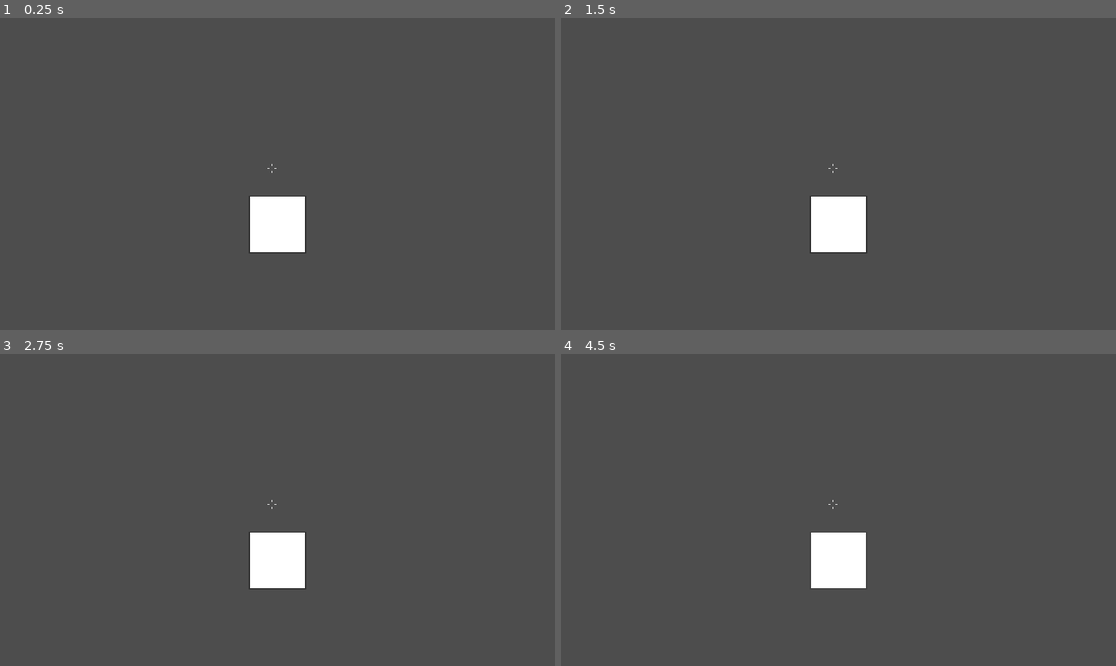
Above: before the commit, frames 1-4 (two rows, left to right).
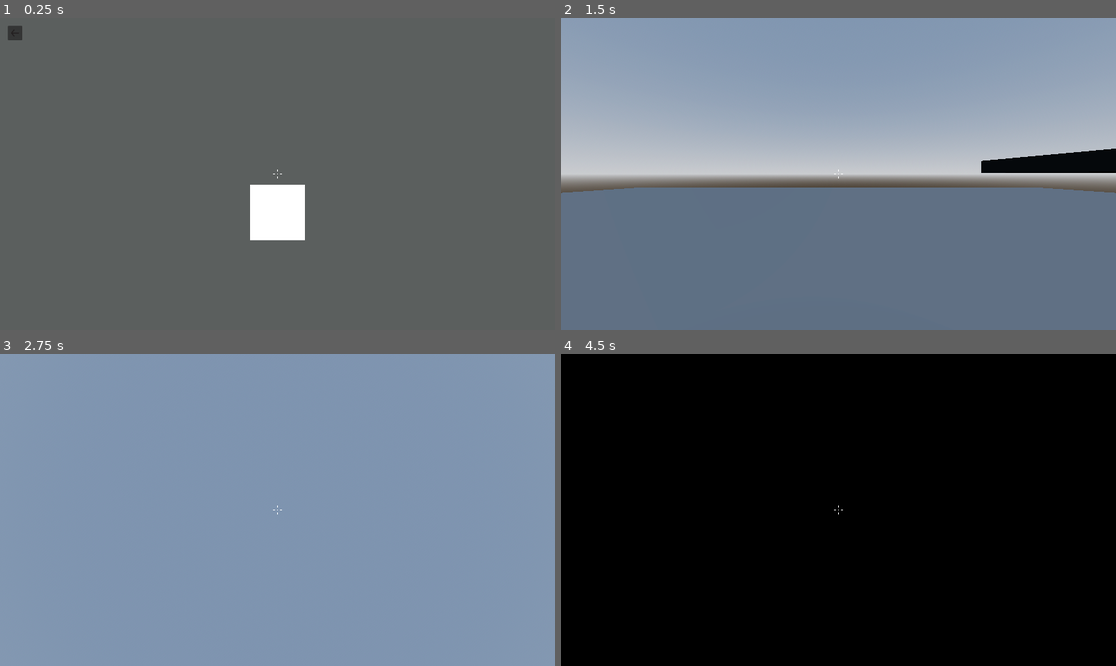
Above: after the commit, the same moments.

Repository: GermanGabelGames/fpsshooter
Game: Godot game, scene res://ui/settings.tscn
Two runs of this game, one before a commit and one after it. Both use one fixed random seed, a clock stepped at 60 frames per second and the inputs below. This scene is started directly instead of the project's main scene.
Inputs (mouse positions are in pixels of both pictures, inside the frame that each line leads up to):
- Up to frame 1 (0.25 s): no input
- Up to frame 2 (1.5 s): click (577, 33) at 0.52 s; click (838, 186) at 1.25 s, where only the run after the commit has a clickable "Spielen"
- Up to frame 3 (2.75 s): tap Enter at 2 s; move the mouse to (399, 494) at 2.02 s; hold D (move_right) from 2.03 s (still down); hold Ctrl (crouch) from 2.03 s (still down); tap Space (jump) at 2.27 s
- Up to frame 4 (4.5 s): tap Space (jump) at 2.75, 3.02 s; move the mouse to (727, 525) at 2.77 s; release D (move_right) at 2.78 s; release Ctrl (crouch) at 2.78 s; hold S (move_back) 2.78-3.53 s; tap Ctrl (crouch) at 2.85, 4.35 s; move the mouse to (894, 441) at 3.52 s; hold D (move_right) 3.53-4.28 s; hold Ctrl (crouch) 3.53-4.28 s; tap Enter at 4.25 s; move the mouse to (810, 572) at 4.27 s; hold W (move_forward) from 4.28 s (still down)

The runs differ from the first frame. In frame 1, 1.0% of the frame differs, in the area x 1-56%, y 2-76%; in frame 2, 99%; in frame 3, 100%, in the area x 0-100%, y 0-100%; in frame 4, 100%.

Commit message:
2025-03-31-16:42
Menu

Diff:
--- a/player/player.tscn
+++ b/player/player.tscn
@@ -155,9 +155,11 @@
 
 [node name="UserInterface" type="Control" parent="."]
 layout_mode = 3
-anchors_preset = 15
-anchor_right = 1.0
-anchor_bottom = 1.0
+anchors_preset = 8
+anchor_left = 0.5
+anchor_top = 0.5
+anchor_right = 0.5
+anchor_bottom = 0.5
 grow_horizontal = 2
 grow_vertical = 2
 mouse_filter = 1
@@ -169,10 +171,8 @@
 anchor_top = 0.5
 anchor_right = 0.5
 anchor_bottom = 0.5
-offset_left = -20.0
-offset_top = -20.0
-offset_right = 20.0
-offset_bottom = 20.0
+offset_right = 40.0
+offset_bottom = 40.0
 grow_horizontal = 2
 grow_vertical = 2
 script = ExtResource("2_rkbax")
--- a/player/scripts/reticle.gd
+++ b/player/scripts/reticle.gd
@@ -10,7 +10,7 @@
 
 # Called every frame. 'delta' is the elapsed time since the previous frame.
 func _process(_delta):
-	queue_redraw()
+	pass
 
 func _draw():
 	draw_circle(Vector2(0,0),DOT_RADIUS,DOT_COLOR)
@@ -22,3 +22,4 @@
 
 func _on_color_picker_button_color_changed(color):
 	DOT_COLOR = color
+	queue_redraw()
--- /dev/null
+++ b/ui/code/back.gd
@@ -0,0 +1,11 @@
+extends Button
+
+func _ready():
+	pass
+
+func _process(_delta):
+	pass
+
+
+func _on_pressed():
+	get_tree().change_scene_to_file("res://ui/menu.tscn")
--- /dev/null
+++ b/ui/code/croshair_color_picker.gd
@@ -0,0 +1,8 @@
+extends ColorPickerButton
+
+func _ready():
+	await ready
+	var picker = get_popup().get_child(0) as ColorPicker
+	picker.deferred_mode = false
+	picker.edit_alpha = false
+	picker.presets_visible = false
--- a/ui/code/gamer_tag.gd
+++ b/ui/code/gamer_tag.gd
@@ -12,7 +12,7 @@
 	error_label.visible = false
 	toless.visible = false
 
-func _process(delta):
+func _process(_delta):
 	if text_edit.text.length() > MAX_CHARACTERS:
 		text_edit.text = text_edit.text.substr(0, MAX_CHARACTERS)
 
--- a/ui/menu.tscn
+++ b/ui/menu.tscn
@@ -13,6 +13,15 @@
 anchor_bottom = 1.0
 grow_horizontal = 2
 grow_vertical = 2
+
+[node name="ColorRect" type="ColorRect" parent="."]
+layout_mode = 1
+anchors_preset = 15
+anchor_right = 1.0
+anchor_bottom = 1.0
+grow_horizontal = 2
+grow_vertical = 2
+color = Color(0.35885, 0.374682, 0.370832, 1)
 
 [node name="Play" type="Button" parent="."]
 layout_mode = 1
--- a/ui/settings.tscn
+++ b/ui/settings.tscn
@@ -1,6 +1,9 @@
-[gd_scene load_steps=2 format=3 uid="uid://c0h40pmg4jxgy"]
+[gd_scene load_steps=5 format=3 uid="uid://c0h40pmg4jxgy"]
 
 [ext_resource type="Script" uid="uid://dwdojiy4t0g8e" path="res://player/scripts/reticle.gd" id="1_7kwmf"]
+[ext_resource type="Texture2D" uid="uid://5dibgh4ibf5e" path="res://textures/ui/back.png" id="2_feasd"]
+[ext_resource type="Script" uid="uid://wwge21b5ylwf" path="res://ui/code/croshair_color_picker.gd" id="2_neoxp"]
+[ext_resource type="Script" uid="uid://cbvlfsqulegvs" path="res://ui/code/back.gd" id="3_neoxp"]
 
 [node name="Settings" type="Control"]
 layout_mode = 3
@@ -10,6 +13,15 @@
 grow_horizontal = 2
 grow_vertical = 2
 
+[node name="ColorRect" type="ColorRect" parent="."]
+layout_mode = 1
+anchors_preset = 15
+anchor_right = 1.0
+anchor_bottom = 1.0
+grow_horizontal = 2
+grow_vertical = 2
+color = Color(0.35885, 0.374682, 0.370832, 1)
+
 [node name="Reticle" type="CenterContainer" parent="."]
 layout_mode = 1
 anchors_preset = 8
@@ -17,10 +29,8 @@
 anchor_top = 0.5
 anchor_right = 0.5
 anchor_bottom = 0.5
-offset_left = -20.0
-offset_top = -20.0
-offset_right = 20.0
-offset_bottom = 20.0
+offset_right = 40.0
+offset_bottom = 40.0
 grow_horizontal = 2
 grow_vertical = 2
 script = ExtResource("1_7kwmf")
@@ -33,11 +43,25 @@
 anchor_right = 0.5
 anchor_bottom = 0.5
 offset_left = -100.0
-offset_top = 75.0
+offset_top = 33.0
 offset_right = 100.0
-offset_bottom = 275.0
+offset_bottom = 233.0
 grow_horizontal = 2
 grow_vertical = 2
+flat = true
 color = Color(1, 1, 1, 1)
+script = ExtResource("2_neoxp")
+
+[node name="settings" type="Button" parent="."]
+layout_mode = 1
+offset_left = 27.0
+offset_top = 27.0
+offset_right = 77.0
+offset_bottom = 77.0
+icon = ExtResource("2_feasd")
+icon_alignment = 1
+expand_icon = true
+script = ExtResource("3_neoxp")
 
 [connection signal="color_changed" from="ColorPickerButton" to="Reticle" method="_on_color_picker_button_color_changed"]
+[connection signal="pressed" from="settings" to="settings" method="_on_pressed"]
Binary file added: textures/ui/back.png
Not shown, added: textures/ui/back.png.import
Not shown, added: ui/code/back.gd.uid
Not shown, added: ui/code/croshair_color_picker.gd.uid
